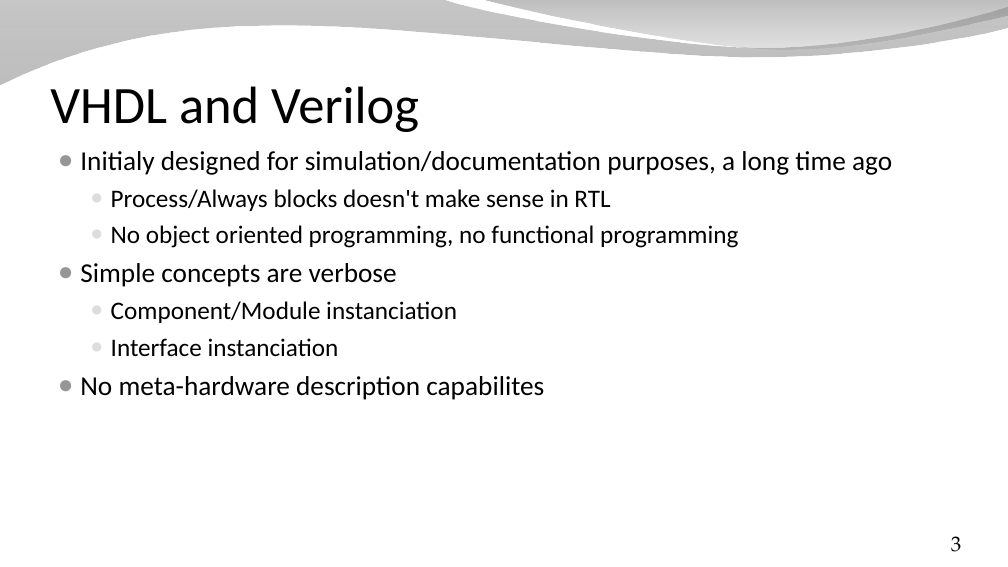
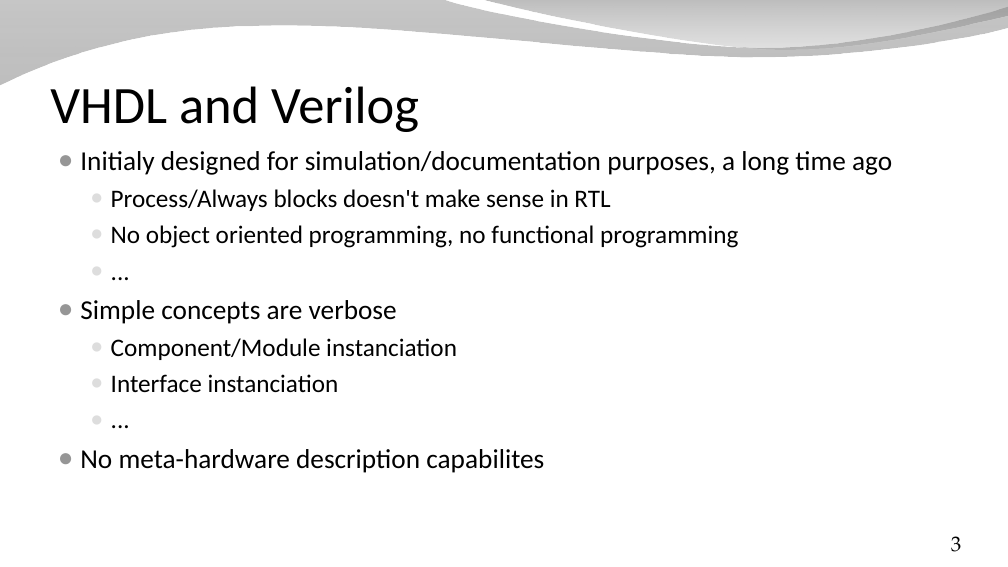
Before and after one commit to SpinalHDL/SpinalDoc, a slide deck: slide 3 of presentation/en/presentation_move_forward.odp. Drawn at 1008x567 pixels with LibreOffice and Linux fonts; fonts in the diff are those of the drawing; background and template pictures are left out. Boxes give left, top, right and bottom in pixels: in the first picture for what was removed or moved away, otherwise in the second. Text is boxed around its words. In the diff, an @@ line names an element or a change of style, - is before the commit and + after.

```diff
--- a/presentation/en/presentation_move_forward.odp
+++ b/presentation/en/presentation_move_forward.odp
@@ text at bbox=[80, 151, 892, 473]: paragraph added @@
+  ● ...
@@ text at bbox=[80, 151, 892, 473]: paragraph added @@
+  ● ...
```
Also in this commit, not shown: 3 other slides changed, 2 slides added, 7 slides removed, 1 other file.
